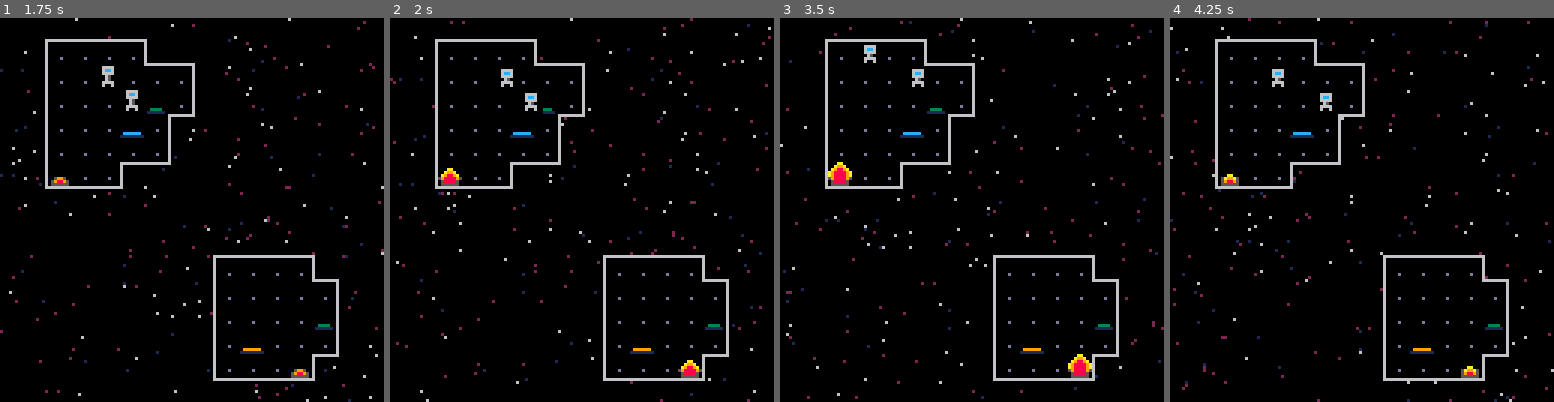
Above: before the commit, frames 1-4 (left to right).
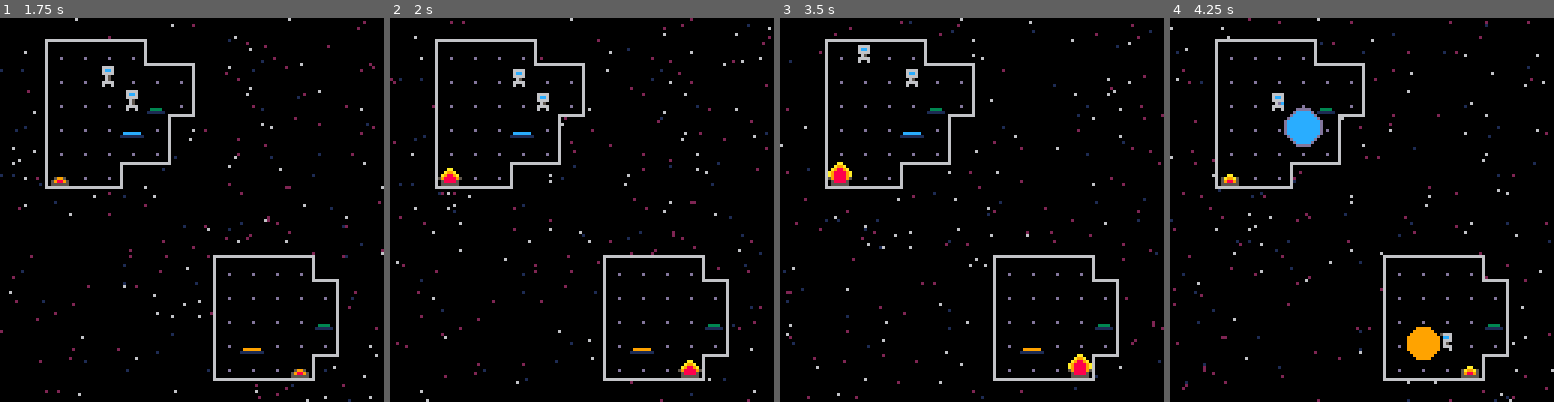
Above: after the commit, the same moments.

Repository: camerondugan/Pico8-Cartridges
Game: PICO-8 cartridge mygames/space.p8
Same seed, same stepped clock (60 frames per second), same inputs: the game is played once before the commit and once after it.
Inputs:
- Up to frame 1 (1.75 s): tap X (X key) at 0.33, 1.07 s; hold Right from 1.6 s (still down)
- Up to frame 2 (2 s): keep holding Right; tap X (X key) at 1.85 s
- Up to frame 3 (3.5 s): release Right at 2.1 s; hold Up 2.15-2.42 s; hold Right 2.47-3.03 s; tap X (X key) at 2.97 s; hold Left from 3.08 s (still down)
- Up to frame 4 (4.25 s): release Left at 3.58 s; hold Down 3.63-3.97 s; hold Right from 4.02 s (still down); tap X (X key) at 4.08 s

Frame 1 is identical in both runs. In frame 2, 0.5% of the frame differs, in the area x 28-43%, y 13-25%; in frame 3, 0.3%; in frame 4, 1.8%, in the area x 26-74%, y 13-90%.

Commit message:
random art added to game

Diff:
--- a/mygames/space.p8
+++ b/mygames/space.p8
@@ -20,7 +20,7 @@
 my=0
 
 --controlls
-input_delay=10
+input_delay=8
 input_buffer={}
 
 --utils
@@ -68,6 +68,7 @@
 		end
 	end
 	d={}
+	if (#players==0) playing=false
 end
 
 function _update60()
@@ -76,7 +77,6 @@
 		update_player()
 		update_tiles()
 	end
-	if (#players==0) playing=false
 end
 
 function get_input()
@@ -104,8 +104,8 @@
 end
 
 function init_tiles()
-	for i=0,16 do
-		for k=0,16 do
+	for i=0,15 do
+		for k=0,15 do
 			set_player_start(i,k)
 			set_tiles(i,k)
 		end
Not shown, changed: 160 lines of the sprite sheet (__gfx__) section of mygames/space.p8
Not shown, changed: the sound effects (__sfx__) section of mygames/space.p8
